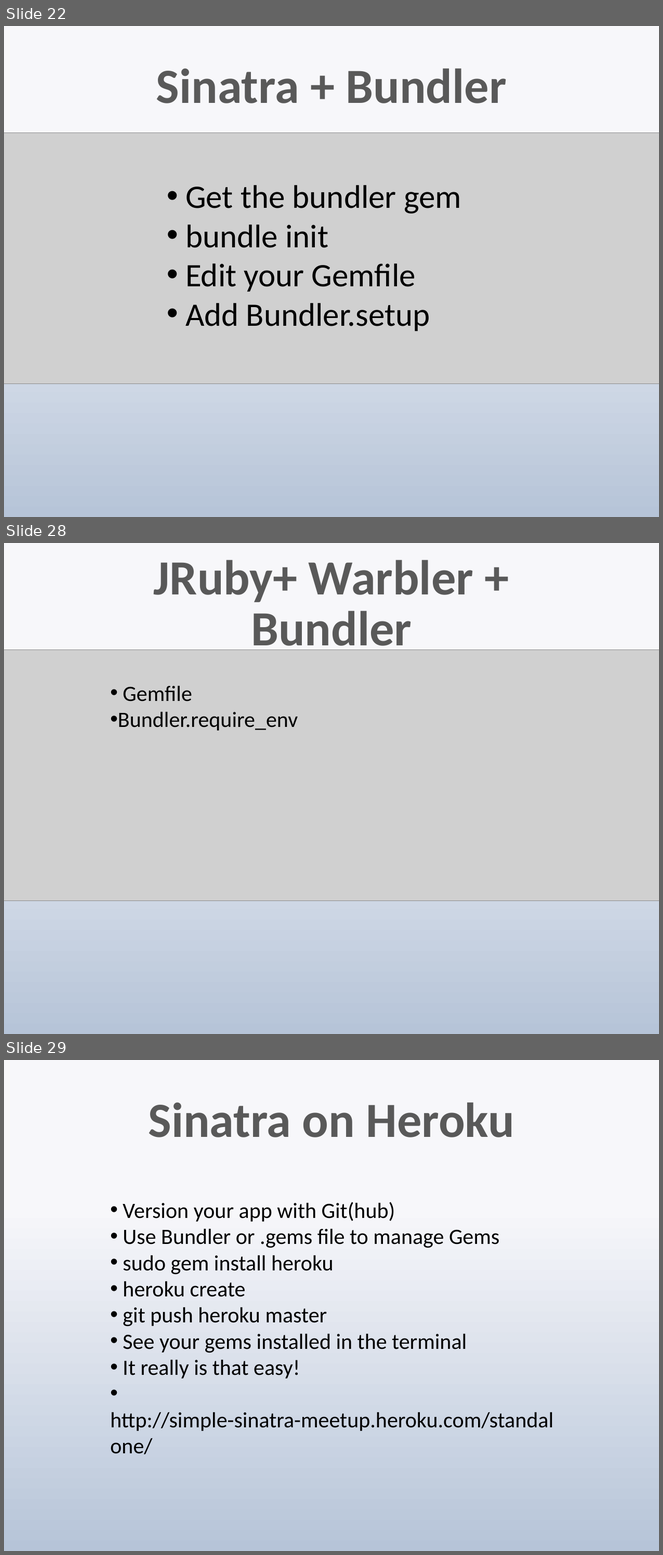
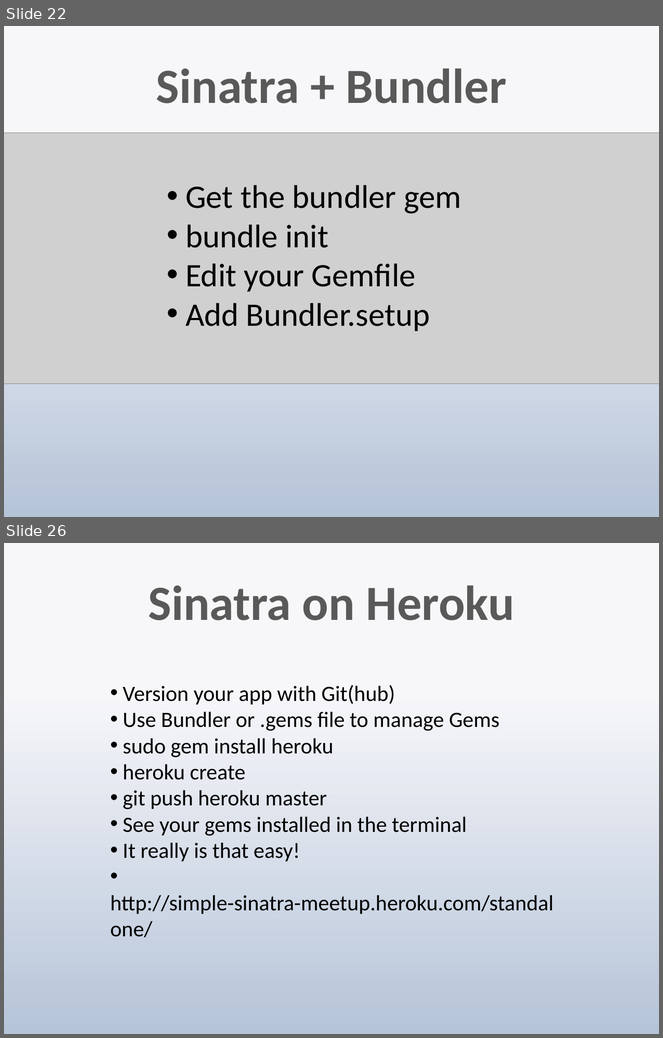
Before and after one commit to techwhizbang/sinatra_slideshow, a slide deck: sinatra.pptx. Shown one above the other, each under a label of ours: slides 22, 28 and 29 before the commit, slides 22 and 26 after it; the slides between them are not shown. The pictures are 663x1555 and 663x1038 pixels, drawn with LibreOffice and Linux fonts; fonts in the diff are those of the drawing; grey boxes stand for pictures. Boxes give left, top, right and bottom in pixels: in the first picture for what was removed or moved away, otherwise in the second. Text is boxed around its words. In the diff, an @@ line names an element or a change of style, - is before the commit and + after.

```diff
--- a/sinatra.pptx
+++ b/sinatra.pptx
@@ slide 28 removed at <box>4,543,659,1034</box>, background gradient #F7F9FB to #B7C6D9 @@
@@ title removed at <box>154,560,474,657</box> @@
-JRuby+ Warbler + Bundler
@@ picture removed at <box>4,650,659,901</box> @@
@@ text removed at <box>118,686,298,731</box> @@
-• Gemfile
-• Bundler.require_env
@@ what was slide 29 is now slide 26 @@
```
Also in this commit, not shown: 6 slides changed, 3 slides added, 5 other slides removed, 1 other file.
